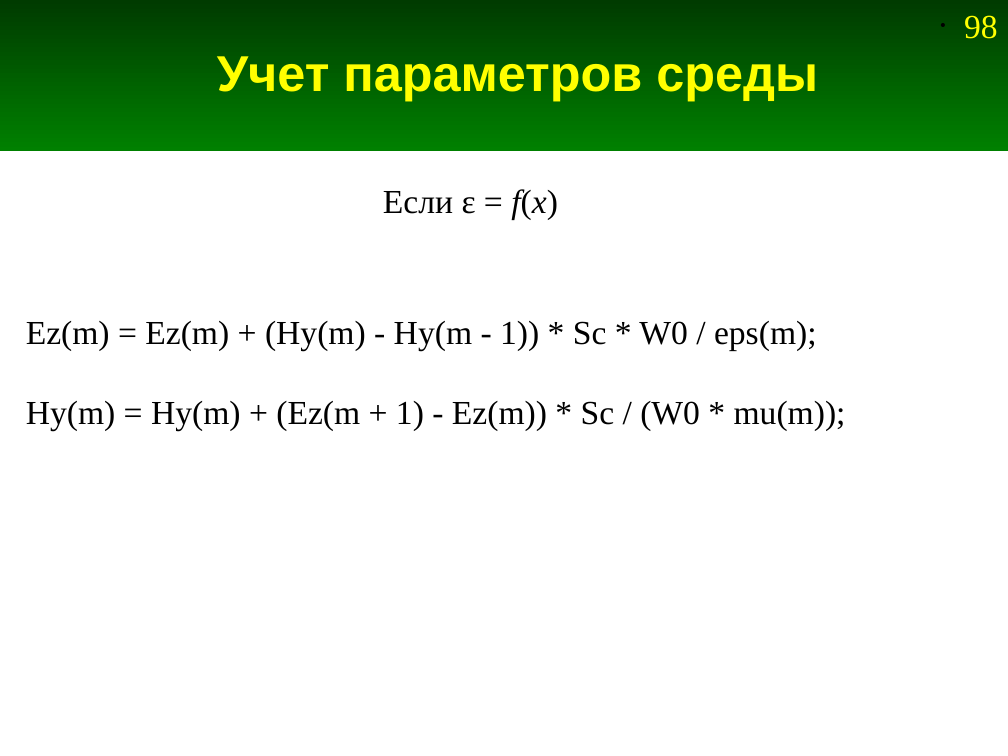
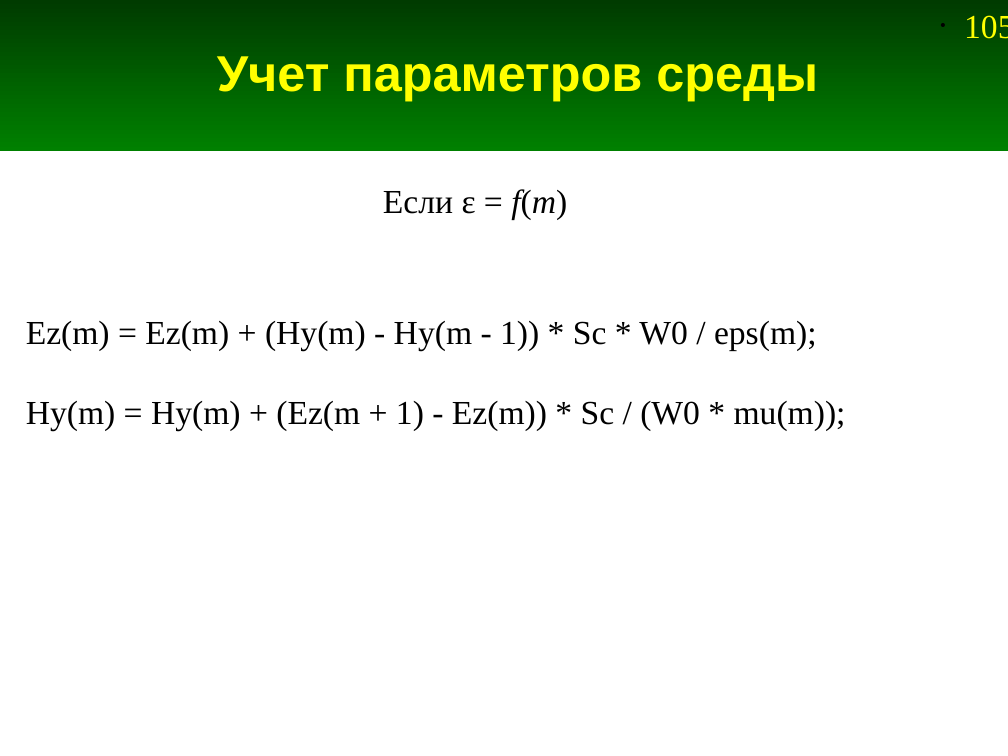
Before and after one commit to andris0147sv/modelling, a slide deck: slide 105 of presentations/2. FDTD.odp (slide 98 before the commit). Drawn at 1008x756 pixels with LibreOffice and Linux fonts; fonts in the diff are those of the drawing. Boxes give left, top, right and bottom in pixels: in the first picture for what was removed or moved away, otherwise in the second. Text is boxed around its words. In the diff, an @@ line names an element or a change of style, - is before the commit and + after.

```diff
--- a/presentations/2. FDTD.odp
+++ b/presentations/2. FDTD.odp
@@ page number at (964,15,1008,39): text changed @@
-• 98
+• 105
@@ text at (383,189,567,219): text changed @@
-Если ε = f(x)
+Если ε = f(m)
```
Also in this commit, not shown: 3 other slides changed, 7 slides added, 2 slides removed, 8 other files.
